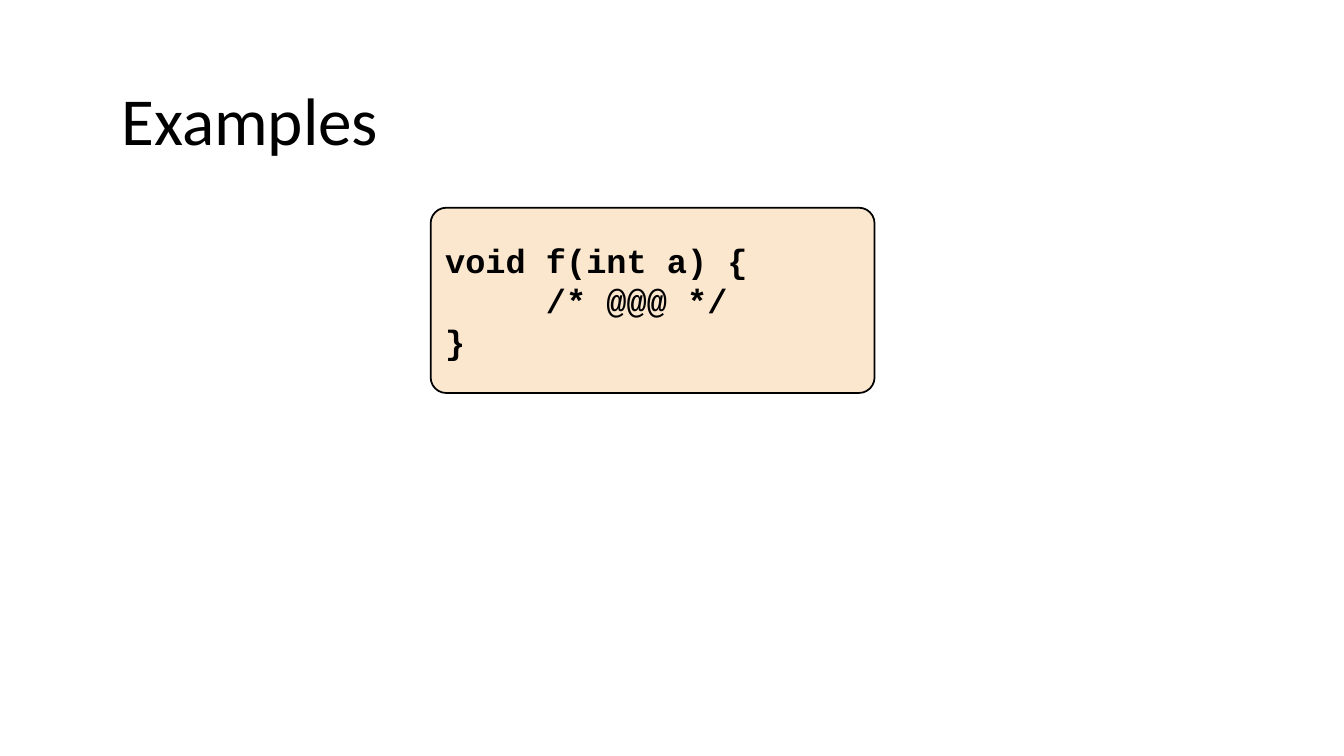
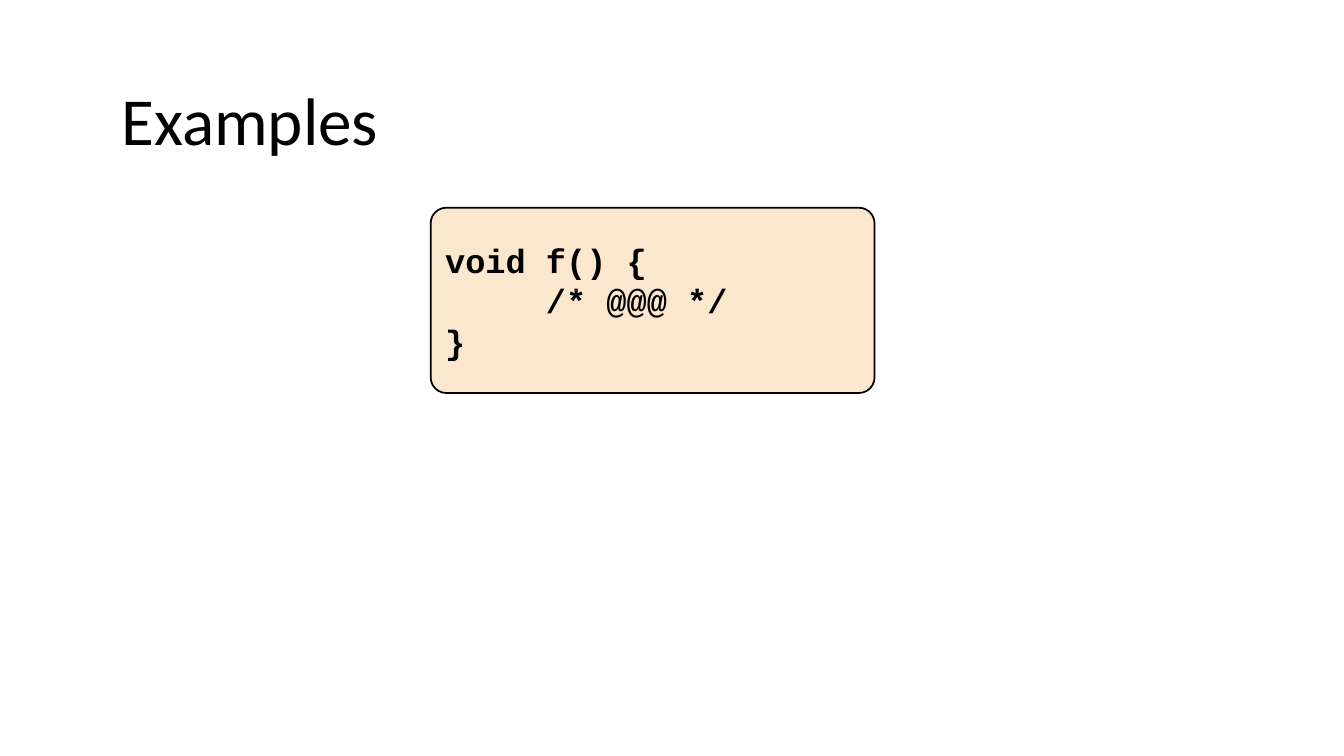
Before and after one commit to nivshani/compilation, a slide deck: slide 46 of new_slides/lexical_analysis.pptx (slide 48 before the commit). Drawn at 1344x756 pixels with LibreOffice and Linux fonts; fonts in the diff are those of the drawing. Boxes give left, top, right and bottom in pixels: in the first picture for what was removed or moved away, otherwise in the second. Text is boxed around its words. In the diff, an @@ line names an element or a change of style, - is before the commit and + after.

```diff
--- a/new_slides/lexical_analysis.pptx
+++ b/new_slides/lexical_analysis.pptx
@@ text in rounded rectangle at (445, 249, 607, 280): text changed @@
-void f(int a) {
+void f() {
```
Also in this commit, not shown: 44 other slides changed, 1 slide added, 3 slides removed, 1 other file.
